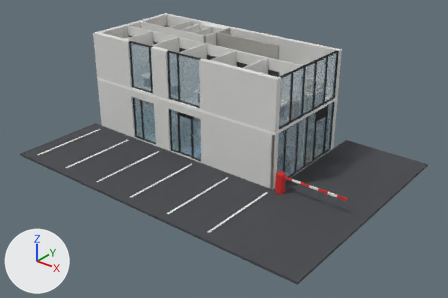
A saved change to the COLLADA model v5/BLM_Lobby_v5.dae.
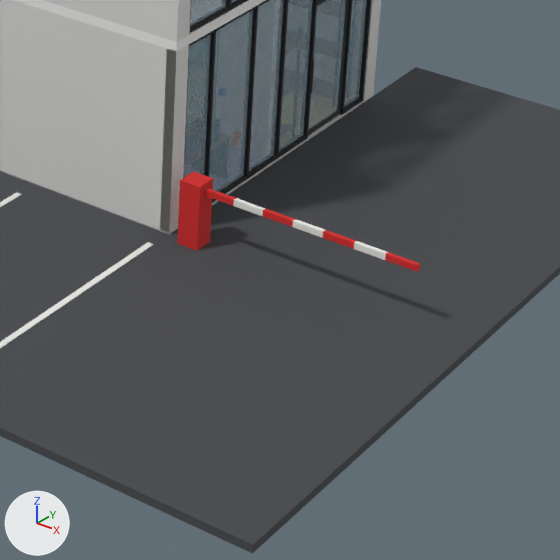
There are two pictures of each version: one whole from a 50 mm lens placed at (27.74, -23.23, 15.52), pointed at (9.03, 0.16, 1.02), one close up on the part from 50% to 87% of the width and 40% to 96% of the height. Every picture has the same lights, and +X, +Y and +Z are marked at lower left. The last two pictures show the newer version.

The first close-up shows 'alu', 'asphalt', 'barrier', 'floor', 'glass', 'line', 'slab', 'steel', 'wall_dark'.
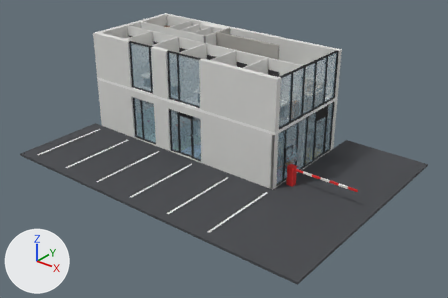
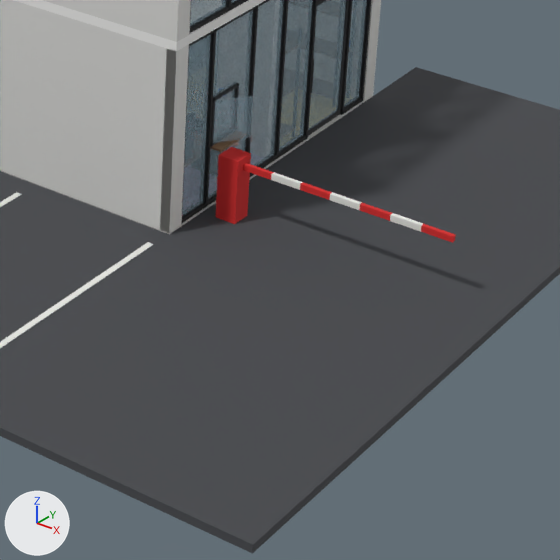
What differs and where, as boxes (x1, y1, x2, y2) in the close-ups (560 x 560 px; the box of a moved part takes in the faces that stretch with it):
'barrier', moved: before (177, 171, 420, 272); after (216, 147, 456, 243)
'line', reshaped: before (0, 192, 388, 348); after (0, 172, 423, 348)
part 1 of me_alu, added: after (211, 83, 239, 147)
part 2 of me_wood, added (mostly hidden): after (211, 139, 241, 152)
part 3 of me_line, moved or reshaped: before (233, 198, 388, 260); after (271, 172, 423, 232)

Diff of the bpy script that builds the scene:
```diff
--- a/v5/BLM_Lobby_v5.dae.py
+++ b/v5/BLM_Lobby_v5.dae.py
@@ me_alu @@
 # used by ob_alu; location = (0.0, 0.0, 0.0)
-me_alu.from_pydata(...)  # 276 vertices, 540 faces; spans x 1.98..12.5, y -0.18..5.35, z 0.0..3.0
+me_alu.from_pydata(...)  # 300 vertices, 588 faces; spans x 1.98..12.52, y -0.18..5.35, z 0.0..3.0
+# me_alu part 1: a new loose piece of 24 vertices spanning x 12.43..12.52, y 0.8..1.5, z 1.0..1.8, in mat_alu (dark grey #2c2d30)
 me_alu.materials.append(mat_alu)
@@ me_wood @@
 # used by ob_wood; location = (0.0, 0.0, 0.0)
-me_wood.from_pydata(...)  # 192 vertices, 288 faces; spans x 0.0..12.35, y 0.02..5.44, z 0.15..5.18
+me_wood.from_pydata(...)  # 200 vertices, 300 faces; spans x 0.0..12.69, y 0.02..5.44, z 0.15..5.18
+# me_wood part 2: a new loose piece, a box spanning x 12.255..12.695, y 0.8..1.5, z 0.96..1.0, in mat_wood (brown #8c6c50)
 me_wood.materials.append(mat_wood)
@@ me_line @@
 # used by ob_line; location = (0.0, 0.0, 0.0)
-me_line.from_pydata(...)  # 72 vertices, 108 faces; spans x -0.1..16.2, y -5.3..-0.3, z 0.0..0.9
+me_line.from_pydata(...)  # 72 vertices, 108 faces; spans x -0.1..16.2, y -5.3..0.8, z 0.0..0.9
+# me_line part 3: the whole mesh is multiplied about the mesh origin by the matrix ((1.0, 0.0, 0.0), (0.001, 1.001, 1.104), (0.0, 0.0, 1.0))
 me_line.materials.append(mat_line)
@@ me_barrier @@
 # used by ob_barrier; location = (0.0, 0.0, 0.0)
-me_barrier.from_pydata(...)  # 40 vertices, 60 faces; spans x 12.81..16.66, y -0.47..-0.12, z -0.02..1.05
+me_barrier.from_pydata(...)  # 40 vertices, 60 faces; spans x 12.81..16.66, y 0.56..0.9, z -0.02..1.05
+# me_barrier part 4: the whole mesh is moved by (0.0, 1.02, 0.0)
 me_barrier.materials.append(mat_barrier)
```
